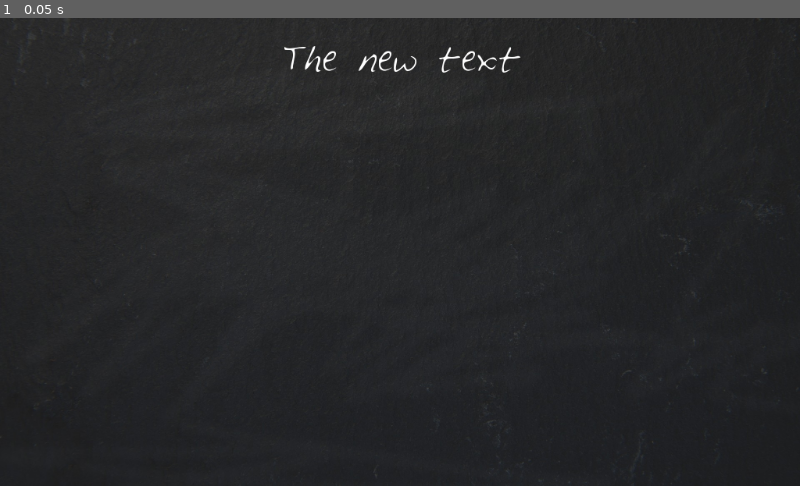
Above: before the commit, frame 1.
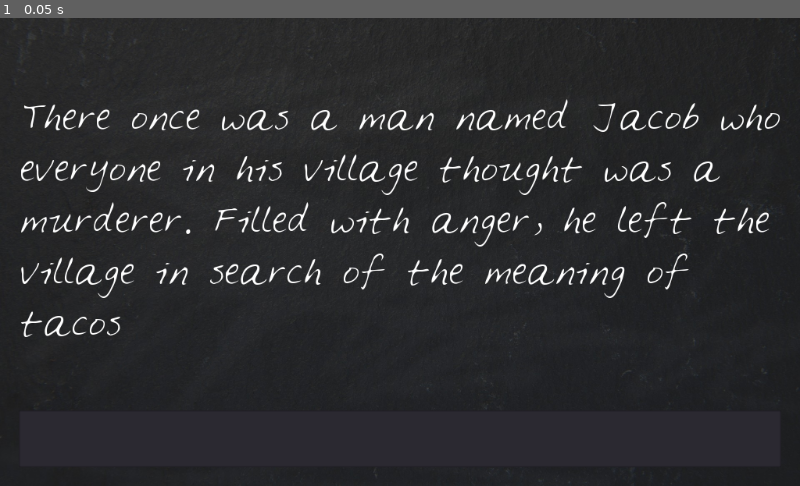
Above: after the commit, the same moment.

Repository: Eggsquisite/Loony_Lips
Game: Godot game, scene res://LoonyLips.tscn
The game is run twice, just before and just after one commit, with the same random seed, the same clock (stepped at 60 frames per second) and the same inputs.
Inputs:
- Up to frame 1 (0.05 s): no input

The runs differ from the first frame. In frame 1, 4.7% of the frame differs, in the area x 2-98%, y 5-69%.

Commit message:
Update display text based on player input

Diff:
--- a/LoonyLips.gd
+++ b/LoonyLips.gd
@@ -2,8 +2,15 @@
 
 
 func _ready():
-	var prompts = ["Yann", "slut", "lust", "tacos"]
+	var prompts = ["Jacob", "murderer", "anger", "tacos"]
 	var story = "There once was a man named %s who everyone in his village thought was a %s. Filled with %s, he left the village in search of the meaning of %s"
-	print(story % prompts)
+	$VBoxContainer/DisplayText.text = story % prompts
 
-	$DisplayText.text = "The new text"
+
+func _on_PlayerText_text_entered(new_text):
+	update_DisplayText(new_text)
+
+
+func update_DisplayText(words):
+	$VBoxContainer/DisplayText.text = words
+	$VBoxContainer/PlayerText.clear()
--- a/LoonyLips.tscn
+++ b/LoonyLips.tscn
@@ -1,10 +1,14 @@
-[gd_scene load_steps=5 format=2]
+[gd_scene load_steps=6 format=2]
 
 [ext_resource path="res://LoonyLips.gd" type="Script" id=1]
 [ext_resource path="res://gfx/blackboard.jpg" type="Texture" id=2]
 [ext_resource path="res://gfx/Feltpen.ttf" type="DynamicFontData" id=3]
 
 [sub_resource type="DynamicFont" id=1]
+size = 40
+font_data = ExtResource( 3 )
+
+[sub_resource type="DynamicFont" id=2]
 size = 40
 font_data = ExtResource( 3 )
 
@@ -25,17 +29,36 @@
 "_edit_use_anchors_": false
 }
 
-[node name="DisplayText" type="Label" parent="."]
+[node name="VBoxContainer" type="VBoxContainer" parent="."]
 anchor_right = 1.0
 anchor_bottom = 1.0
 margin_left = 24.0
 margin_top = 24.0
 margin_right = -24.0
 margin_bottom = -24.0
+alignment = 2
+__meta__ = {
+"_edit_use_anchors_": false
+}
+
+[node name="DisplayText" type="Label" parent="VBoxContainer"]
+margin_top = 74.0
+margin_right = 976.0
+margin_bottom = 474.0
+rect_min_size = Vector2( 0, 400 )
 custom_fonts/font = SubResource( 1 )
 text = "placeholder text"
-align = 1
 autowrap = true
 __meta__ = {
 "_edit_use_anchors_": false
 }
+
+[node name="PlayerText" type="LineEdit" parent="VBoxContainer"]
+margin_top = 479.0
+margin_right = 976.0
+margin_bottom = 552.0
+custom_fonts/font = SubResource( 2 )
+__meta__ = {
+"_edit_use_anchors_": false
+}
+[connection signal="text_entered" from="VBoxContainer/PlayerText" to="." method="_on_PlayerText_text_entered"]
